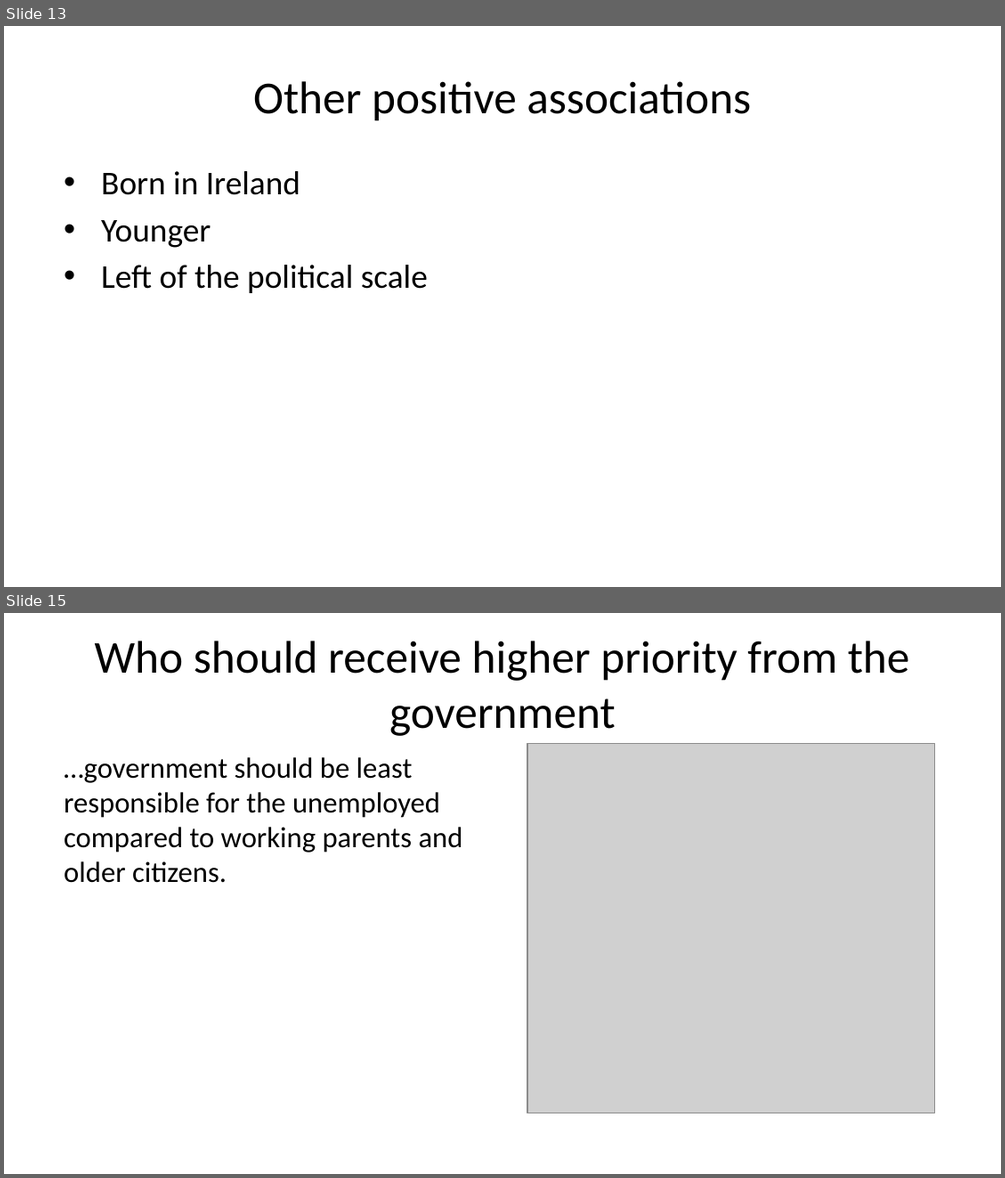
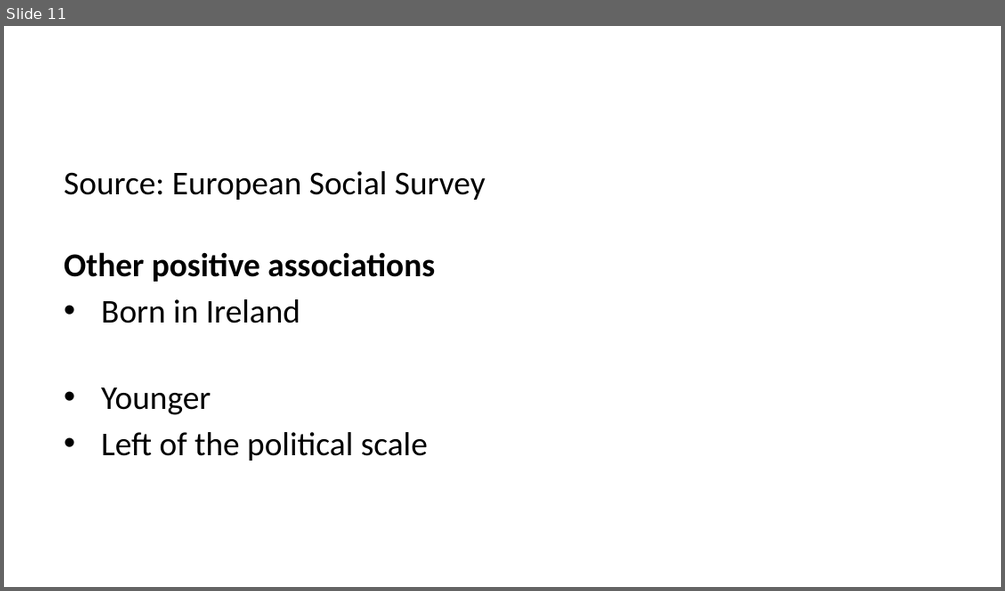
Before and after one commit to danielcapistrano/cfi_redistribution, a slide deck: docs/presentation.pptx. Shown one above the other, each under a label of ours: slides 13 and 15 before the commit, slide 11 after it; the slides between them are not shown. The pictures are 1005x1178 and 1005x591 pixels, drawn with LibreOffice and Linux fonts; fonts in the diff are those of the drawing; grey boxes stand for pictures. Boxes give left, top, right and bottom in pixels: in the first picture for what was removed or moved away, otherwise in the second. Text is boxed around its words. In the diff, an @@ line names an element or a change of style, - is before the commit and + after.

```diff
--- a/docs/presentation.pptx
+++ b/docs/presentation.pptx
@@ slide 15 removed at (x1=4, y1=613, x2=1001, y2=1174), background #FFFFFF @@
@@ title removed at (x1=95, y1=641, x2=910, y2=736) @@
-Who should receive higher priority from the government
@@ picture removed at (x1=527, y1=744, x2=934, y2=1113) @@
@@ text removed at (x1=64, y1=757, x2=463, y2=883) @@
-…government should be least responsible for the unemployed compared to working parents and older citizens.
@@ what was slide 13 is now slide 11 @@
@@ slide 11 changed as well @@
@@ title removed at (x1=253, y1=81, x2=751, y2=121) @@
-Other positive associations
@@ text at (x1=64, y1=171, x2=485, y2=281): paragraphs added @@
+Source: European Social Survey
+Other positive associations
```
Also in this commit, not shown: 13 other slides changed, 14 slides added, 10 other slides removed, 41 other files.
